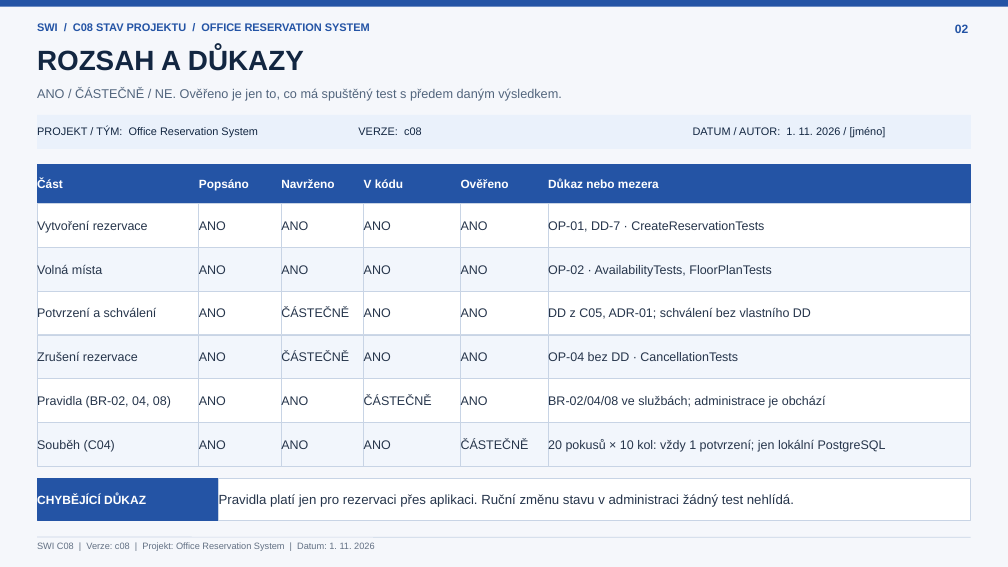
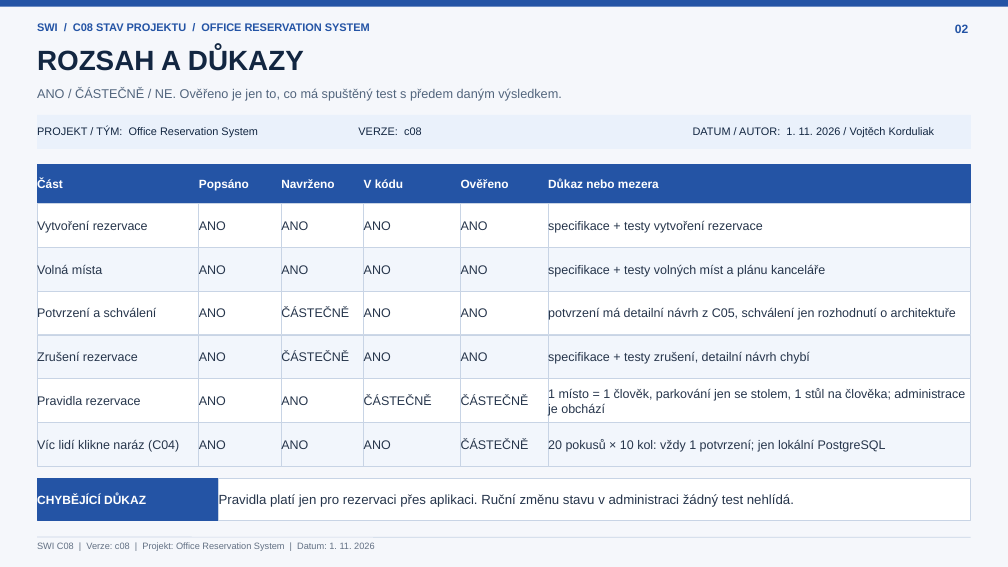
Before and after one commit to jakubcernik/Office-Reservation-System, a slide deck: slide 2 of docs/ORS_C08_Project_Status.pptx. Drawn at 1008x567 pixels with LibreOffice and Linux fonts; fonts in the diff are those of the drawing. Boxes give left, top, right and bottom in pixels: in the first picture for what was removed or moved away, otherwise in the second. Text is boxed around its words. In the diff, an @@ line names an element or a change of style, - is before the commit and + after.

```diff
--- a/docs/ORS_C08_Project_Status.pptx
+++ b/docs/ORS_C08_Project_Status.pptx
@@ text in rectangle at (693,127,935,138): text changed @@
-DATUM / AUTOR: 1. 11. 2026 / [jméno]
+DATUM / AUTOR: 1. 11. 2026 / Vojtěch Korduliak
@@ text in rectangle at (548,220,763,233): text changed @@
-OP-01, DD-7 · CreateReservationTests
+specifikace + testy vytvoření rezervace
@@ text in rectangle at (548,264,825,277): text changed @@
-OP-02 · AvailabilityTests, FloorPlanTests
+specifikace + testy volných míst a plánu kanceláře
@@ text in rectangle at (548,308,956,321): text changed @@
-DD z C05, ADR-01; schválení bez vlastního DD
+potvrzení má detailní návrh z C05, schválení jen rozhodnutí o architektuře
@@ text in rectangle at (548,351,810,364): text changed @@
-OP-04 bez DD · CancellationTests
+specifikace + testy zrušení, detailní návrh chybí
@@ text in rectangle at (548,388,965,416): text changed @@
-BR-02/04/08 ve službách; administrace je obchází
+1 místo = 1 člověk, parkování jen se stolem, 1 stůl na člověka; administrace je obchází
@@ text in rectangle at (37,395,141,408): text changed @@
-Pravidla (BR-02, 04, 08)
+Pravidla rezervace
@@ text in rectangle at (461,395,529,405): text changed @@
-ANO
+ČÁSTEČNĚ
@@ text in rectangle at (37,439,179,452): text changed @@
-Souběh (C04)
+Víc lidí klikne naráz (C04)
```
Also in this commit, not shown: 5 other slides changed, 2 other files.
